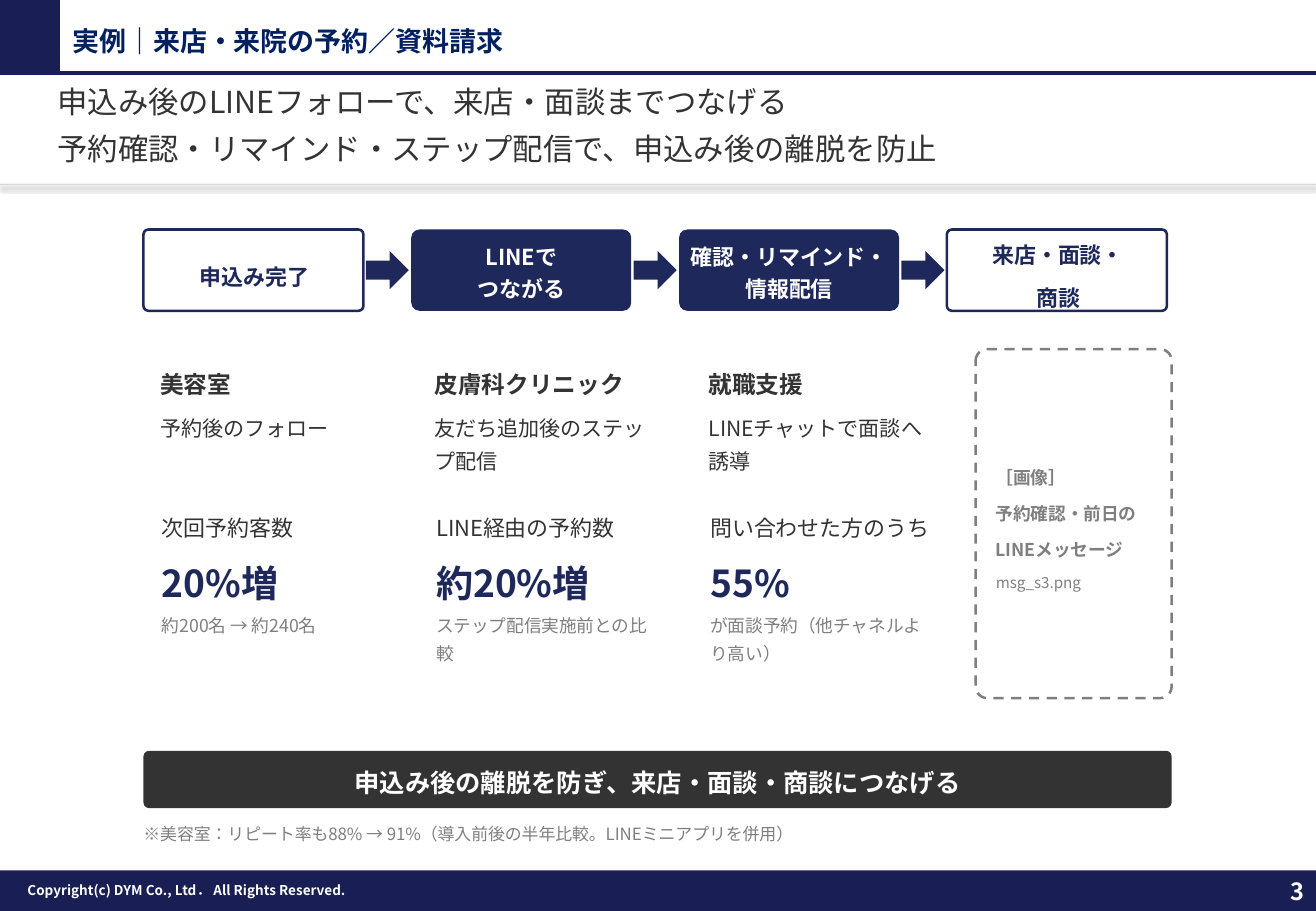
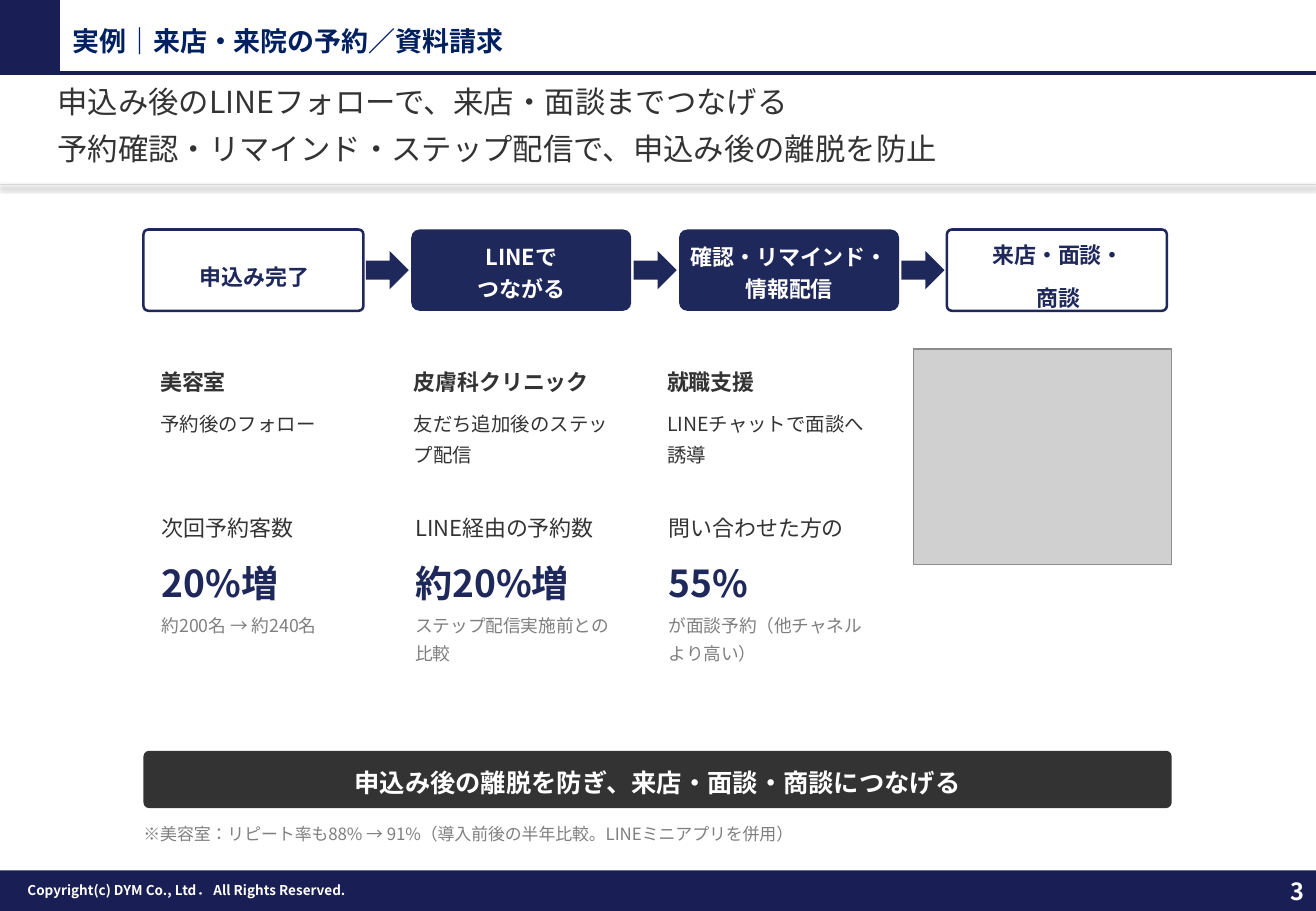
Before and after one commit to tonomura-r-dev/folder, a slide deck: slide 3 of 20261002_サンクスLINEのご提案_事例入り.pptx. Drawn at 1316x911 pixels with LibreOffice and Linux fonts; fonts in the diff are those of the drawing; grey boxes stand for pictures; background and template pictures are left out. Boxes give left, top, right and bottom in pixels: in the first picture for what was removed or moved away, otherwise in the second. Text is boxed around its words. In the diff, an @@ line names an element or a change of style, - is before the commit and + after.

```diff
--- a/20261002_サンクスLINEのご提案_事例入り.pptx
+++ b/20261002_サンクスLINEのご提案_事例入り.pptx
@@ text "美容室" at box(160, 371, 315, 433): size 14 to 13 pt in "美容室"; size 12.5 to 11.5 pt in "予約後のフォロー" @@
@@ text "皮膚科クリニック": place and size @@
-text "皮膚科クリニック" at box(434, 373, 645, 471)
+text "皮膚科クリニック" at box(414, 371, 608, 464)
@@ text "皮膚科クリニック" at box(414, 371, 608, 464): size 14 to 13 pt in "皮膚科クリニック"; size 12.5 to 11.5 pt in "友だち追加後のステップ配信" @@
@@ text "就職支援": place and size @@
-text "就職支援" at box(709, 373, 804, 395)
+text "就職支援" at box(667, 371, 755, 392)
@@ text "就職支援" at box(667, 371, 755, 392): size 14 to 13 pt in "就職支援"; size 12.5 to 11.5 pt in "LINEチャットで面談へ誘導" @@
@@ picture added at box(914, 349, 1173, 564) @@
@@ rounded rectangle removed at box(976, 349, 1171, 697) @@
-［画像］
-予約確認・前日の
-LINEメッセージ
-msg_s3.png
@@ text "LINE経由の予約数" rewrapped from box(436, 517, 647, 662) to box(415, 517, 608, 662) @@
@@ text "問い合わせた方の": place and size @@
-text "問い合わせた方の" at box(710, 517, 929, 662)
+text "問い合わせた方の" at box(669, 517, 862, 662)
@@ text at box(669, 517, 844, 538): text changed @@
-問い合わせた方のうち
+問い合わせた方の
```
Also in this commit, not shown: 2 other slides changed, 8 other files.
